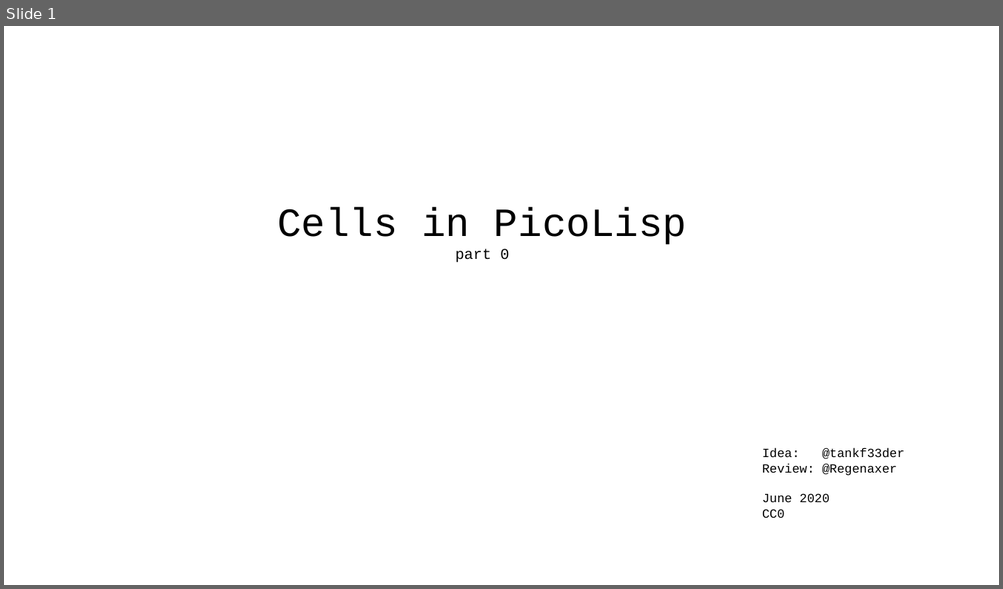
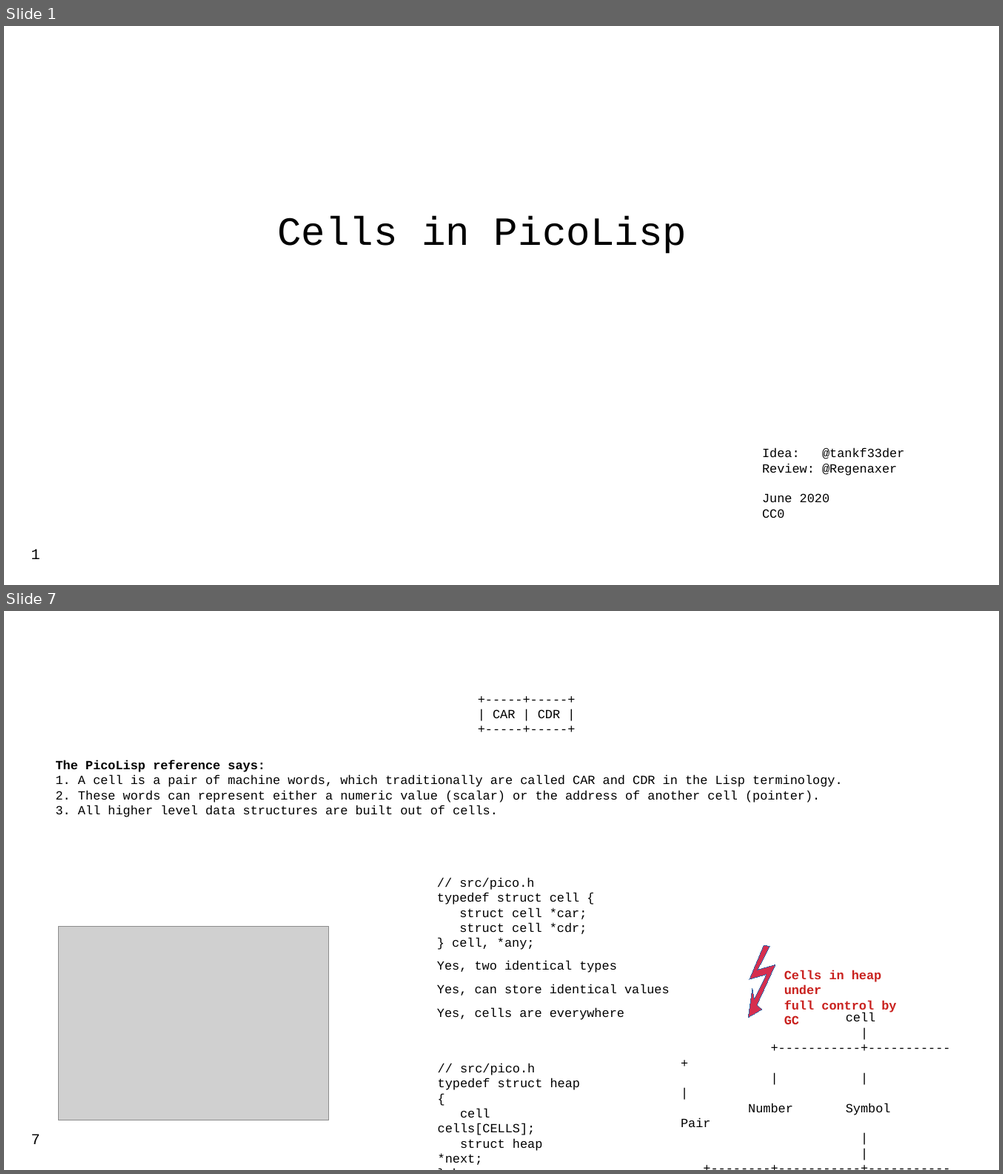
Before and after one commit to tankf33der/tankf33der, a slide deck: cells/data-/part0.odp. Shown one above the other, each under a label of ours: slide 1 before the commit, slides 1 and 7 after it; the slides between them are not shown. The pictures are 1003x589 and 1003x1174 pixels, drawn with LibreOffice and Linux fonts; fonts in the diff are those of the drawing; grey boxes stand for pictures. Boxes give left, top, right and bottom in pixels: in the first picture for what was removed or moved away, otherwise in the second. Text is boxed around its words. In the diff, an @@ line names an element or a change of style, - is before the commit and + after.

```diff
--- a/cells/data-/part0.odp
+++ b/cells/data-/part0.odp
@@ slide 7 added at <box>4,611,999,1170</box>, background #FFFFFF @@
@@ text added at <box>492,709,560,718</box>, 10 pt, text #000000 @@
++-----+-----+
+| CAR | CDR |
++-----+-----+
@@ text added at <box>56,760,842,817</box>, 10 pt, text #000000 @@
+The PicoLisp reference says:
+1. A cell is a pair of machine words, which traditionally are called CAR and CDR in the Lisp terminology.
+2. These words can represent either a numeric value (scalar) or the address of another cell (pointer).
+3. All higher level data structures are built out of cells.
@@ text added at <box>437,877,587,950</box>, 10 pt, text #000000 @@
+// src/pico.h
+typedef struct cell {
+struct cell *car;
+struct cell *cdr;
+} cell, *any;
@@ picture added at <box>58,927,329,1121</box> @@
@@ text added at <box>437,961,617,973</box>, 10 pt, text #000000 @@
+Yes, two identical types
@@ freeform shape added at <box>748,945,776,1018</box>, fill #D62E4E, outline #3465A4 0 pt @@
@@ text added at <box>437,984,669,996</box>, 10 pt, text #000000 @@
+Yes, can store identical values
@@ text added at <box>784,970,896,1025</box>, 10 pt, text #C9211E, bold @@
+Cells in heap under
+full control by GC
@@ text added at <box>437,1008,624,1020</box>, 10 pt, text #000000 @@
+Yes, cells are everywhere
@@ text added at <box>680,1013,891,1128</box>, 10 pt, text #000000 @@
+cell
+|
++-----------+-----------+
+| | |
+Number Symbol Pair
+|
+|
++--------+-----------+-----------+
+| | | |
+NIL Internal Transient External
@@ text added at <box>438,1063,580,1165</box>, 10 pt, text #000000 @@
+// src/pico.h
+typedef struct heap {
+cell cells[CELLS];
+struct heap *next;
+} heap;
@@ page number added at <box>31,1134,40,1145</box>, 12 pt, text #000000 @@
+7
@@ slide 1 changed as well @@
@@ text at <box>455,249,509,263</box>: paragraph removed @@
-part 0
@@ page number added at <box>31,549,40,560</box>, 12 pt, text #000000 @@
+1
```
Also in this commit, not shown: 5 other slides added.
